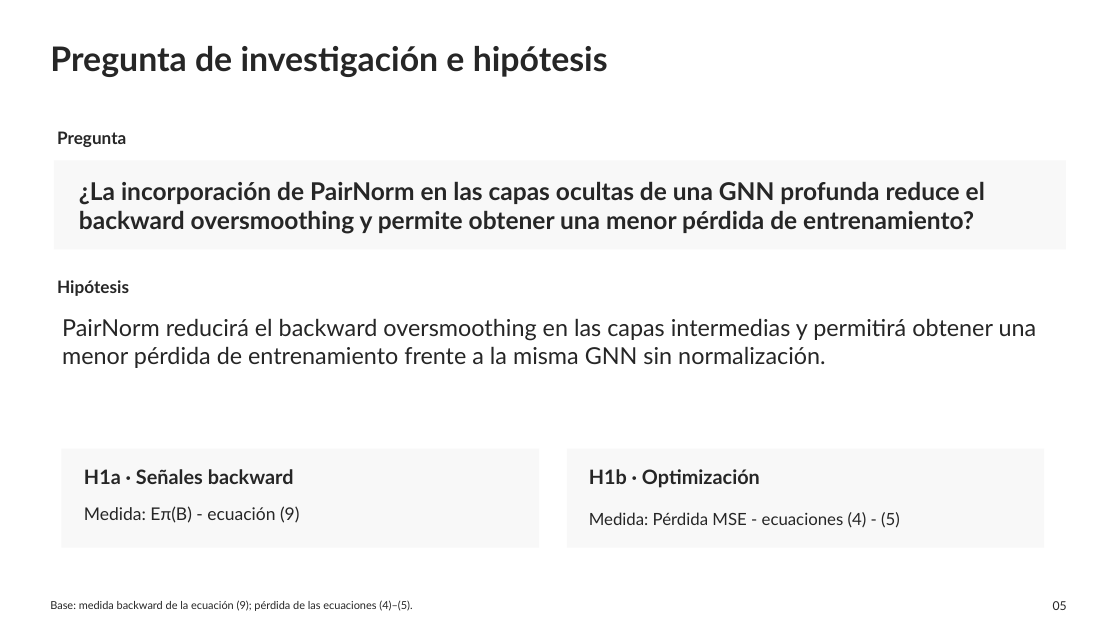
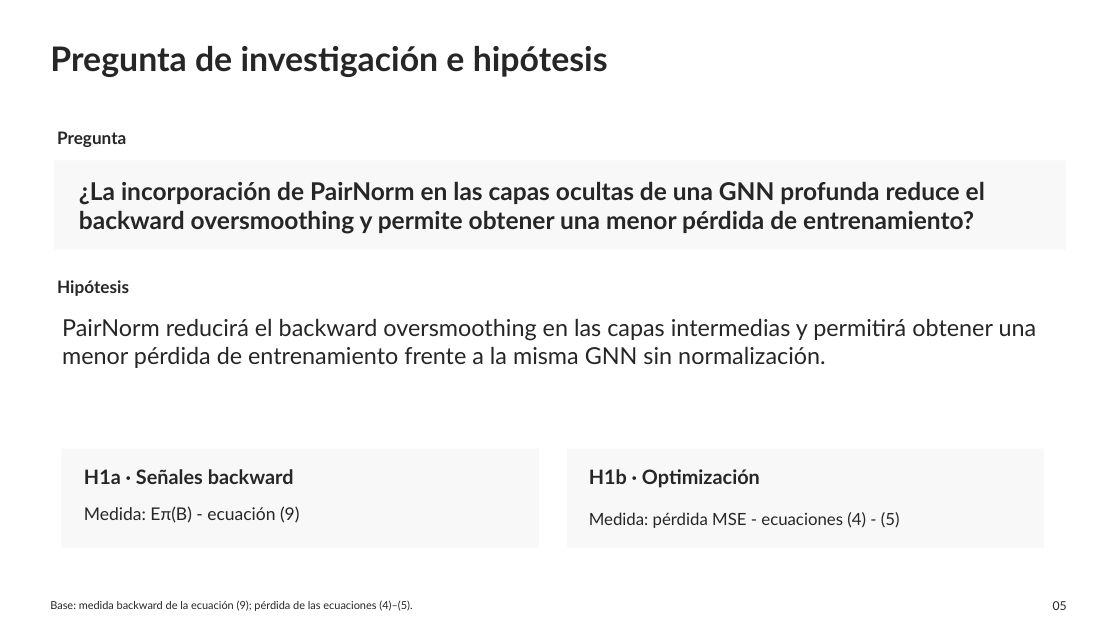
Before and after one commit to WeimarArenas/Proyecto-Grafos, a slide deck: slide 5 of Presentacion_Backward_Oversmoothing.pptx. Drawn at 1120x630 pixels with LibreOffice and Linux fonts; fonts in the diff are those of the drawing. Boxes give left, top, right and bottom in pixels: in the first picture for what was removed or moved away, otherwise in the second. Text is boxed around its words. In the diff, an @@ line names an element or a change of style, - is before the commit and + after.

```diff
--- a/Presentacion_Backward_Oversmoothing.pptx
+++ b/Presentacion_Backward_Oversmoothing.pptx
@@ text at [589, 512, 900, 528]: text changed @@
-Medida: Pérdida MSE - ecuaciones (4) - (5)
+Medida: pérdida MSE - ecuaciones (4) - (5)
```
Also in this commit, not shown: 6 other slides changed.
